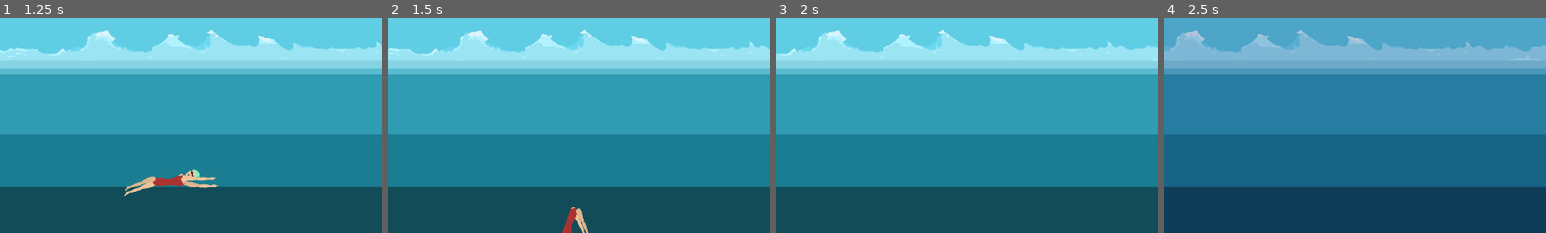
Above: before the commit, frames 1-4 (left to right).
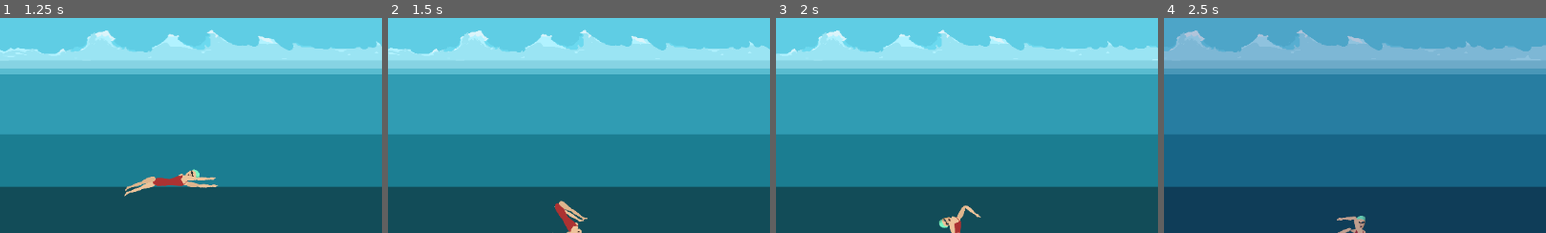
Above: after the commit, the same moments.

Repository: acnolan/Pixel-Game-Jam-2024
Game: Godot game, scene res://scenes/menu/start_screen.tscn
Two runs of this game, one before a commit and one after it. Both use one fixed random seed, a clock stepped at 60 frames per second and the inputs below.
Inputs:
- Up to frame 1 (1.25 s): click "Play" at 0.5 s
- Up to frame 2 (1.5 s): hold W from 1.28 s (still down); tap I (KEY_I) at 1.35 s
- Up to frame 3 (2 s): keep holding W; tap M (KEY_M) at 1.55 s
- Up to frame 4 (2.5 s): release W at 2.03 s; hold S from 2.03 s (still down); tap M (KEY_M) at 2.1 s; tap I (KEY_I) at 2.3 s
The pictures show only the part of the screen within x 28-78%, y 50-100%; the shares and areas given below are measured in that part.

Frame 1 is identical in both runs. In frame 2, 0.7% of the frame differs, in the area x 43-53%, y 84-100%; in frame 3, 0.5%; in frame 4, 0.3%.

Commit message:
paddle paddle paddle

Diff:
--- /dev/null
+++ b/scenes/player/Arm1Forearm.gd
@@ -0,0 +1,14 @@
+extends RigidBody2D
+
+
+# Called when the node enters the scene tree for the first time.
+func _ready():
+	pass # Replace with function body.
+
+
+# Called every frame. 'delta' is the elapsed time since the previous frame.
+func _process(delta):
+	if Input.is_action_just_pressed("KEY_I"):
+		apply_central_impulse(Vector2(0,-500))
+	if Input.is_action_just_released("KEY_I"):
+		apply_central_impulse(Vector2(-1,5))
--- /dev/null
+++ b/scenes/player/Arm2Forearm.gd
@@ -0,0 +1,14 @@
+extends RigidBody2D
+
+
+# Called when the node enters the scene tree for the first time.
+func _ready():
+	pass # Replace with function body.
+
+
+# Called every frame. 'delta' is the elapsed time since the previous frame.
+func _process(delta):
+	if Input.is_action_just_pressed("KEY_M"):
+		apply_central_impulse(Vector2(0,-500))
+	if Input.is_action_just_released("KEY_M"):
+		apply_central_impulse(Vector2(-1,5))
--- a/scenes/player/swimmer.tscn
+++ b/scenes/player/swimmer.tscn
@@ -1,6 +1,8 @@
-[gd_scene load_steps=15 format=3 uid="uid://xdp87vh2ffos"]
+[gd_scene load_steps=17 format=3 uid="uid://xdp87vh2ffos"]
 
 [ext_resource type="Texture2D" uid="uid://8m63iqdby7m5" path="res://art/player_sprite/SWIM qwop character sprite sheet.png" id="1_qkuc5"]
+[ext_resource type="Script" path="res://scenes/player/Arm1Forearm.gd" id="2_6vbjk"]
+[ext_resource type="Script" path="res://scenes/player/Arm2Forearm.gd" id="3_ktgxt"]
 
 [sub_resource type="GDScript" id="GDScript_2comb"]
 resource_name = "headscript"
@@ -135,14 +137,12 @@
 
 
 # Called every frame. 'delta' is the elapsed time since the previous frame.
-#old code  apply_central_impulse(Vector2(0,-50))
-#apply_torque(-80)
-
-
 func _process(delta):
 	if Input.is_action_just_pressed(\"KEY_I\"):
-		apply_central_impulse(Vector2(0,-30))
-		apply_torque(-80)
+		apply_central_impulse(Vector2(10,-1500))
+		apply_torque(-150)
+	if Input.is_action_just_released(\"KEY_I\"):
+		apply_torque(-150)
 "
 
 [sub_resource type="RectangleShape2D" id="RectangleShape2D_ocqkf"]
@@ -161,8 +161,10 @@
 # Called every frame. 'delta' is the elapsed time since the previous frame.
 func _process(delta):
 	if Input.is_action_just_pressed(\"KEY_M\"):
-		apply_central_impulse(Vector2(0,-30))
-		apply_torque(-80)
+		apply_central_impulse(Vector2(10,-1500))
+		apply_torque(-150)
+	if Input.is_action_just_released(\"KEY_M\"):
+		apply_torque(-150)
 "
 
 [sub_resource type="GDScript" id="GDScript_vf11m"]
@@ -287,7 +289,7 @@
 position = Vector2(54, -5)
 collision_layer = 64
 collision_mask = 64
-script = SubResource("GDScript_bifso")
+script = ExtResource("2_6vbjk")
 metadata/_edit_group_ = true
 
 [node name="Sprite2D" type="Sprite2D" parent="Arm1Forearm"]
@@ -338,7 +340,7 @@
 position = Vector2(57, 6)
 collision_layer = 4
 collision_mask = 4
-script = SubResource("GDScript_bifso")
+script = ExtResource("3_ktgxt")
 metadata/_edit_group_ = true
 
 [node name="Sprite2D" type="Sprite2D" parent="Arm2Forearm"]
